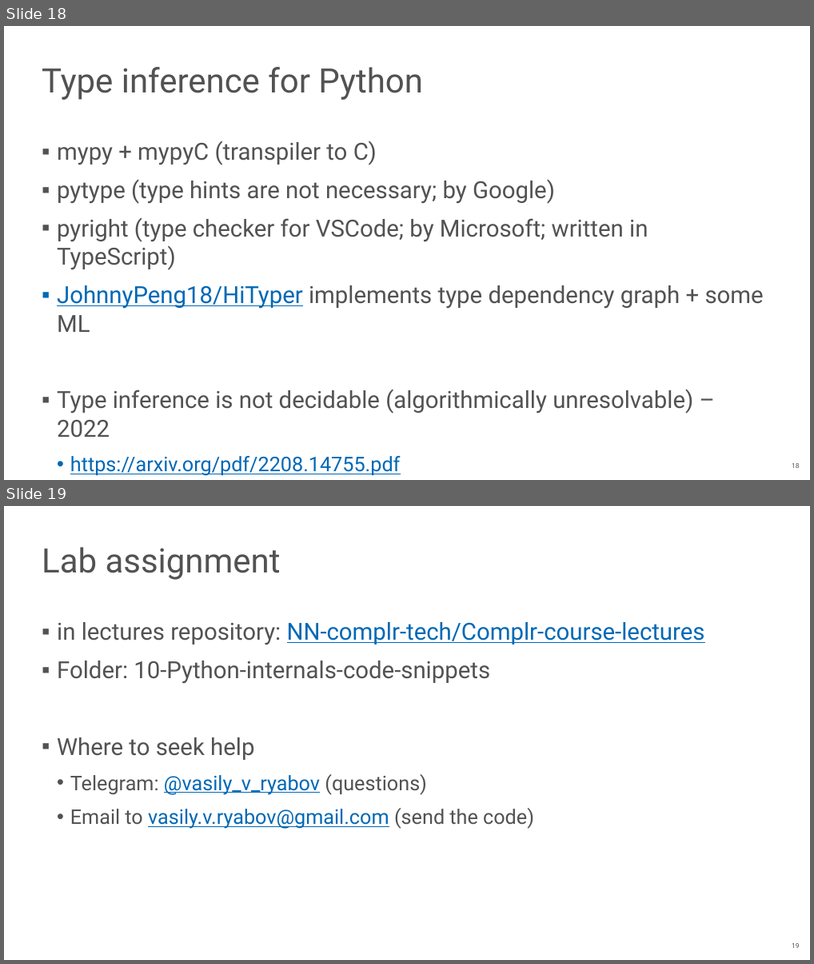
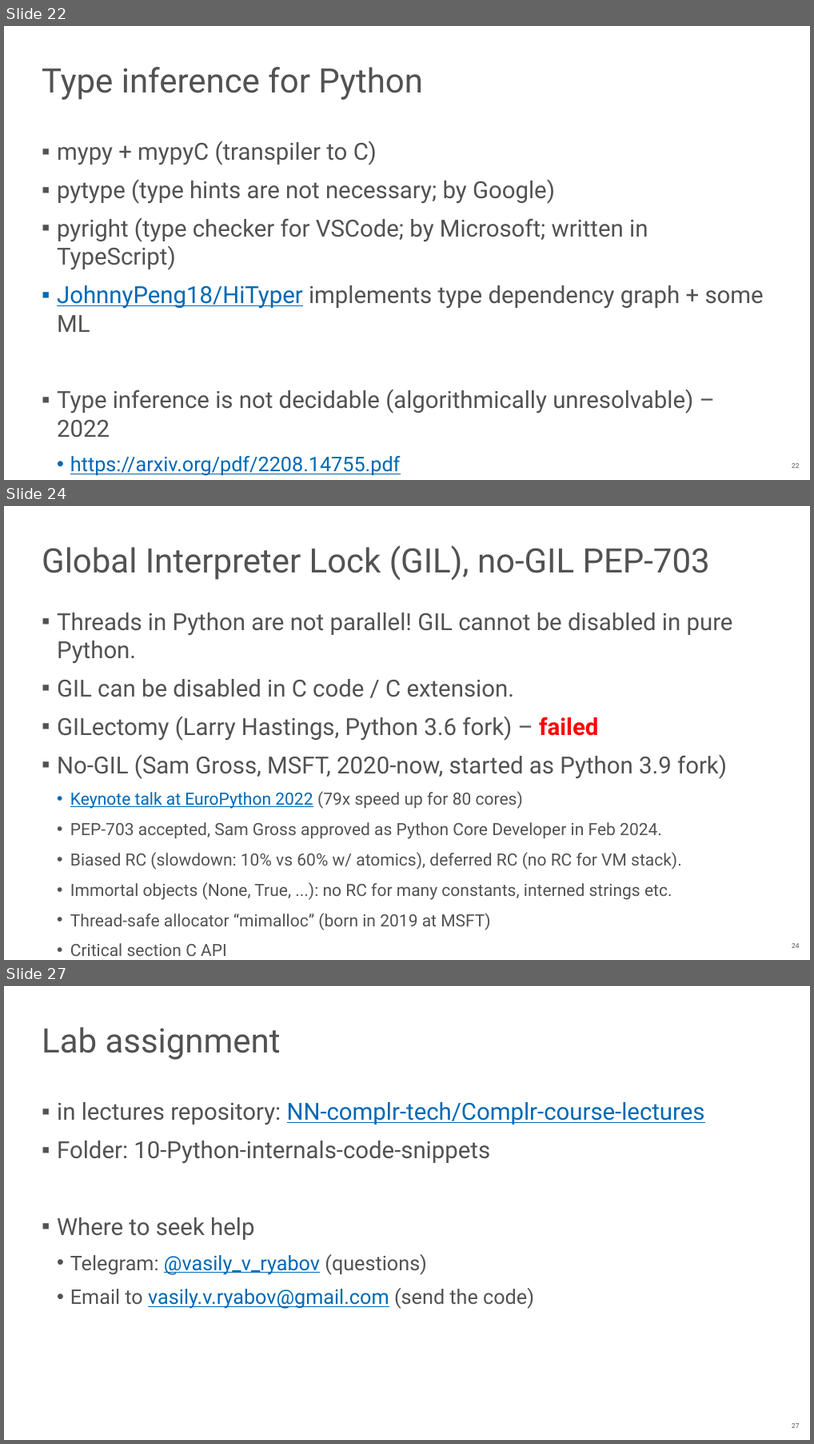
Before and after one commit to NN-complr-tech/Complr-course-lectures, a slide deck: 10-Python-internals-and-JIT-compilers.pptx. Shown one above the other, each under a label of ours: slides 18 and 19 before the commit, slides 22, 24 and 27 after it; the slides between them are not shown. The pictures are 814x964 and 814x1444 pixels, drawn with LibreOffice and Linux fonts; fonts in the diff are those of the drawing. Boxes give left, top, right and bottom in pixels: in the first picture for what was removed or moved away, otherwise in the second. Text is boxed around its words. In the diff, an @@ line names an element or a change of style, - is before the commit and + after.

Commit message:
The second version of Python internals lecture

```diff
--- a/10-Python-internals-and-JIT-compilers.pptx
+++ b/10-Python-internals-and-JIT-compilers.pptx
@@ slide 24 added at (4, 506, 810, 960), background #FFFFFF; not listed: 1 template element that a slide beside it also shows @@
@@ title added at (42, 545, 710, 580), 40 pt, text #525252 @@
+Global Interpreter Lock (GIL), no-GIL PEP-703
@@ text added at (57, 612, 734, 930), 20 pt, text #525252 @@
+▪ Threads in Python are not parallel! GIL cannot be disabled in pure Python.
+▪ GIL can be disabled in C code / C extension.
+▪ GILectomy (Larry Hastings, Python 3.6 fork) – failed
+▪ No-GIL (Sam Gross, MSFT, 2020-now, started as Python 3.9 fork)
+  • Keynote talk at EuroPython 2022 (79x speed up for 80 cores)
+  • PEP-703 accepted, Sam Gross approved as Python Core Developer in Feb 2024.
+  • Biased RC (slowdown: 10% vs 60% w/ atomics), deferred RC (no RC for VM stack).
+  • Immortal objects (None, True, ...): no RC for many constants, interned strings etc.
+  • Thread-safe allocator “mimalloc” (born in 2019 at MSFT)
+  • Critical section C API
@@ what was slide 18 is now slide 22 @@
@@ what was slide 19 is now slide 27 @@
@@ page number at (792, 1423, 799, 1428): text changed @@
-19
+27
```
Also in this commit, not shown: 5 slides changed, 7 other slides added.
